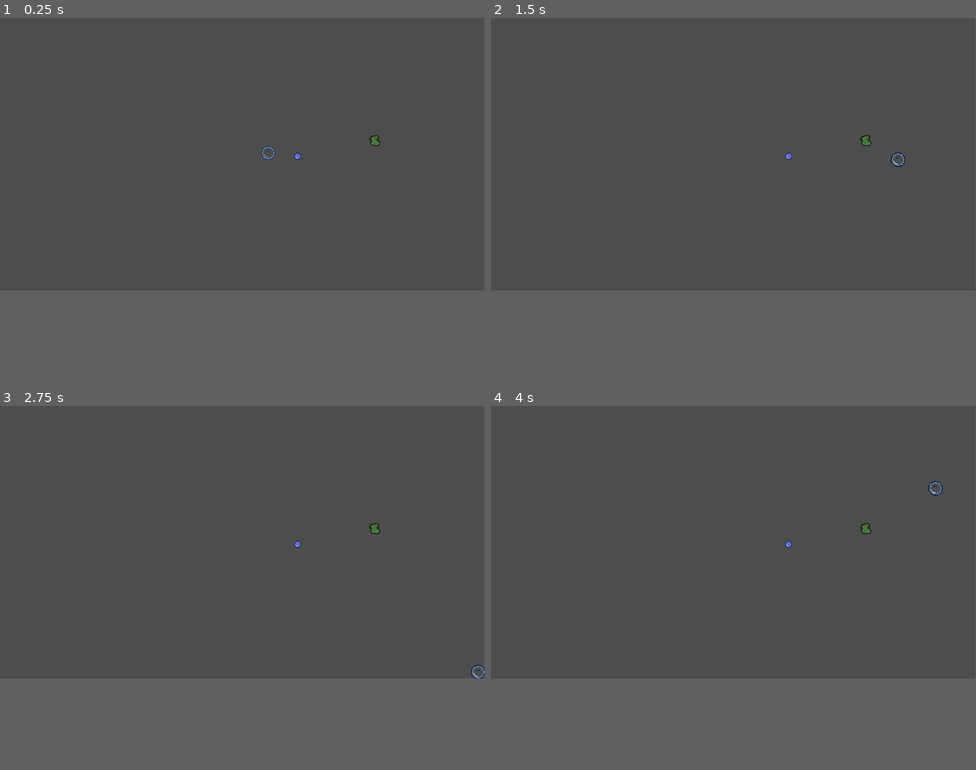
Above: before the commit, frames 1-4 (two rows, left to right).
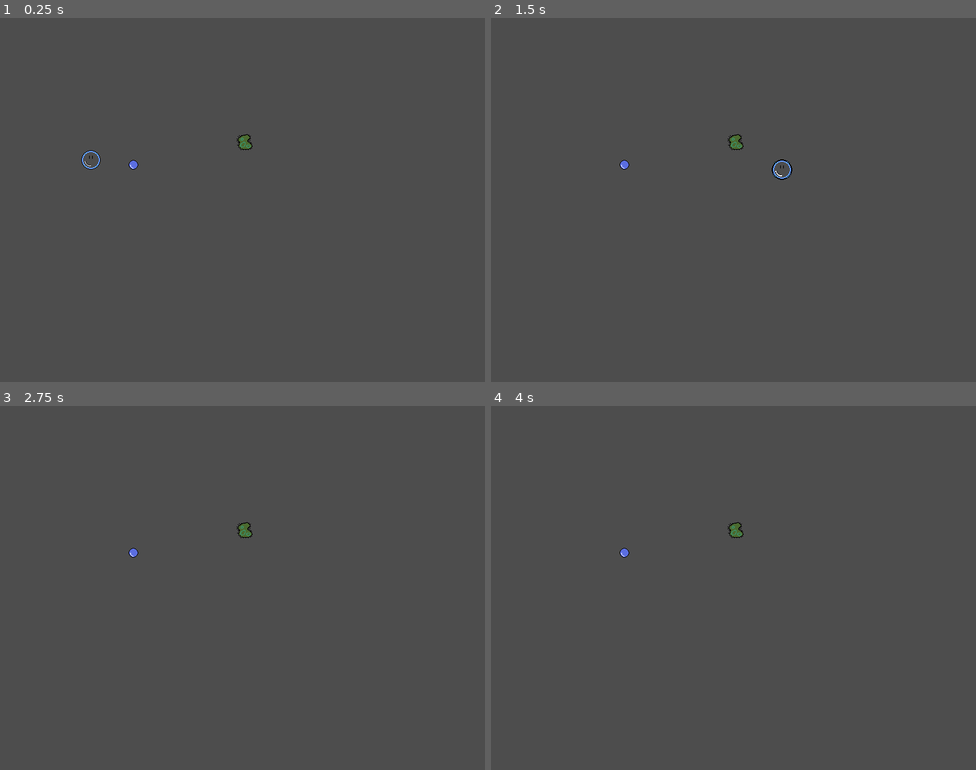
Above: after the commit, the same moments.

Repository: that-damn-cat/BubbleTrouble
Game: Godot game, scene res://game.tscn
Two runs of this game, one before a commit and one after it. Both use one fixed random seed, a clock stepped at 60 frames per second and the inputs below.
Inputs:
- Up to frame 1 (0.25 s): no input
- Up to frame 2 (1.5 s): tap Enter at 0.5 s; hold Right (right) 0.53-1.28 s; hold Down (down) from 1.28 s (still down)
- Up to frame 3 (2.75 s): release Down (down) at 2.03 s; hold Right (right) from 2.03 s (still down)
- Up to frame 4 (4 s): tap Space at 2.75 s; release Right (right) at 2.78 s; hold Up (up) 2.78-3.53 s; hold Left (left) from 3.53 s (still down)
In our replay, the window is 799x449 before the commit and 800x600 after it. These sizes can differ from the game's own. Grey fills any space a smaller window leaves; there, only what the larger window draws over its background counts as a difference.

The runs differ from the first frame. In frame 1, 0.3% of the frame differs, in the area x 16-79%, y 31-42%; in frame 2, 0.3%, in the area x 26-86%, y 31-45%; in frame 3, 0.3%; in frame 4, 0.3%.

Commit message:
Changes to Resolution

Diff:
--- a/game.tscn
+++ b/game.tscn
@@ -47,10 +47,10 @@
 debug_color = Color(0.5411765, 0.26666668, 0, 0.41960785)
 
 [node name="Player" parent="." instance=ExtResource("1_0f0hj")]
-position = Vector2(638, 321)
+position = Vector2(150, 234)
 
 [node name="germ" parent="." instance=ExtResource("3_0ia01")]
-position = Vector2(892, 291)
+position = Vector2(404, 204)
 
 [node name="Droplet" parent="." instance=ExtResource("2_hg6cf")]
-position = Vector2(708, 329)
+position = Vector2(220, 242)
--- a/project.godot
+++ b/project.godot
@@ -18,6 +18,13 @@
 [autoload]
 
 globals="*res://globals.gd"
+
+[display]
+
+window/size/viewport_width=800
+window/size/viewport_height=600
+window/stretch/mode="viewport"
+window/stretch/scale_mode="integer"
 
 [global_group]
 
@@ -67,3 +74,5 @@
 [rendering]
 
 textures/canvas_textures/default_texture_filter=0
+renderer/rendering_method="gl_compatibility"
+renderer/rendering_method.mobile="gl_compatibility"
